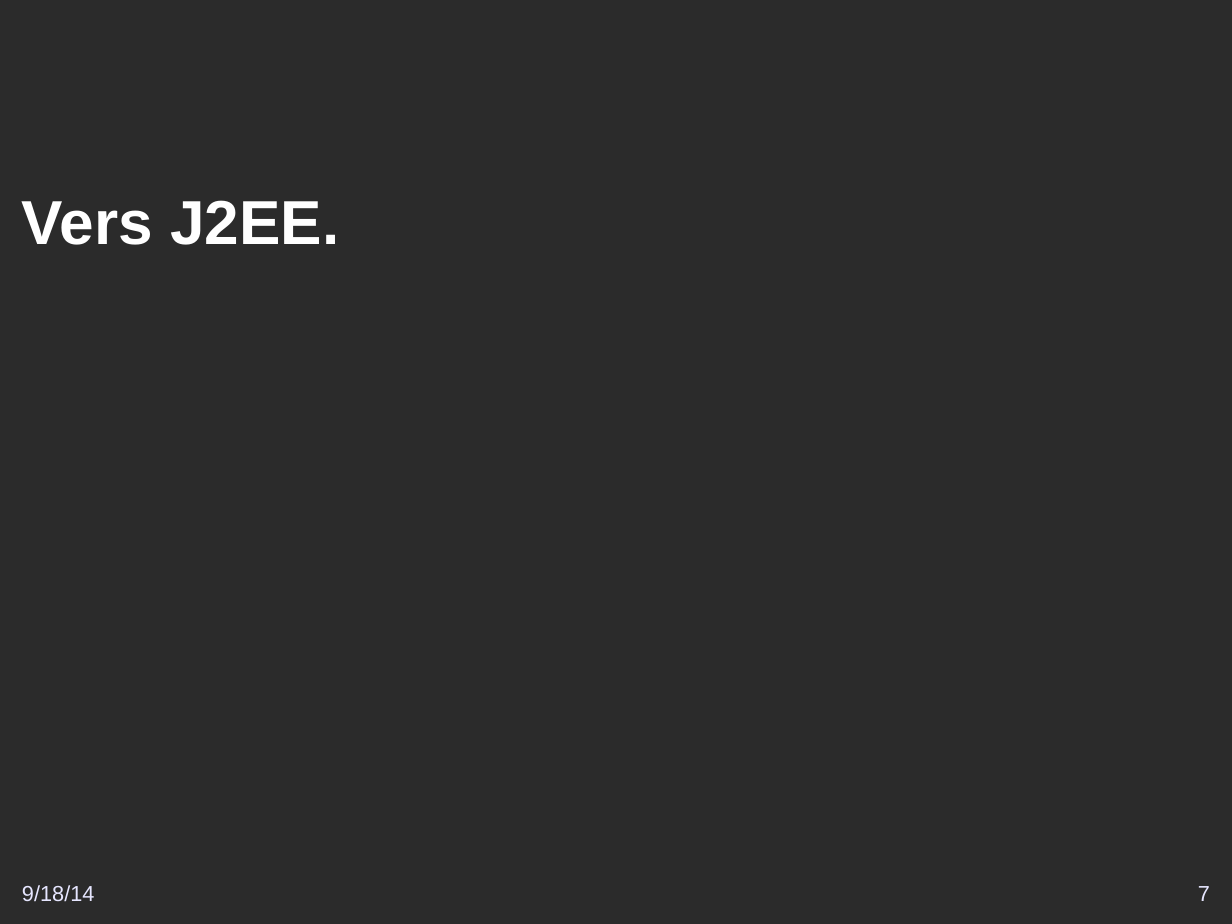
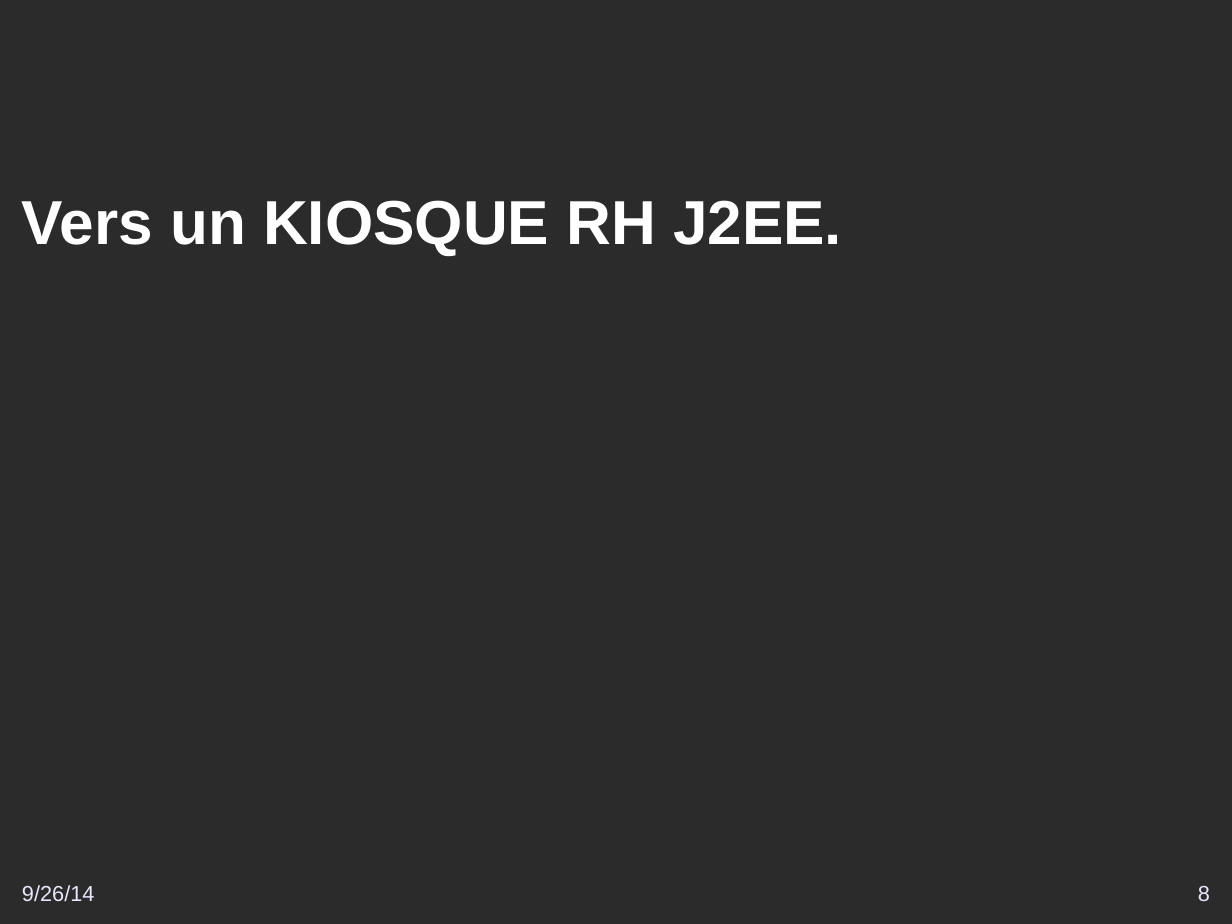
Before and after one commit to DSI-Ville-Noumea/sirh-kiosque-j2ee-old, a slide deck: slide 8 of src/site/resources/Vers_un_Kiosque_RH_J2EE.odp (slide 7 before the commit). Drawn at 1232x924 pixels with LibreOffice and Linux fonts; fonts in the diff are those of the drawing; background and template pictures are left out; a plain dark background stands for a picture behind light text. Boxes give left, top, right and bottom in pixels: in the first picture for what was removed or moved away, otherwise in the second. Text is boxed around its words. In the diff, an @@ line names an element or a change of style, - is before the commit and + after.

```diff
--- a/src/site/resources/Vers_un_Kiosque_RH_J2EE.odp
+++ b/src/site/resources/Vers_un_Kiosque_RH_J2EE.odp
@@ title at (22,200,842,256): text changed @@
-Vers J2EE.
+Vers un KIOSQUE RH J2EE.
@@ text at (22,885,95,902): text changed @@
-9/18/14
+9/26/14
@@ page number at (1198,886,1210,902): text changed @@
-7
+8
```
Also in this commit, not shown: 37 other slides changed, 5 slides added, 5 slides removed.
